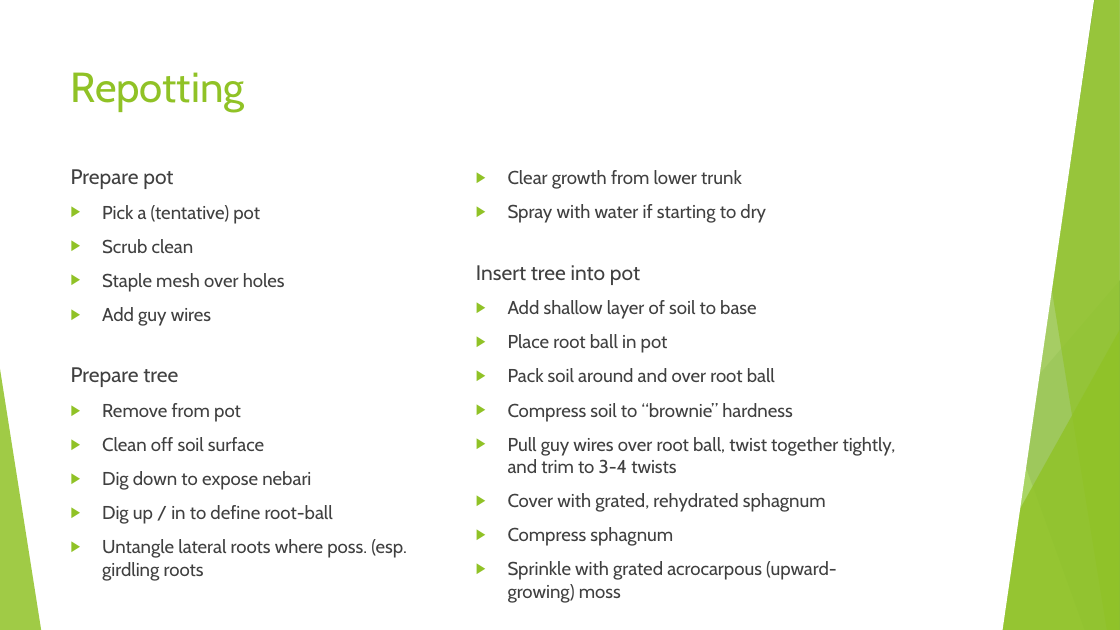
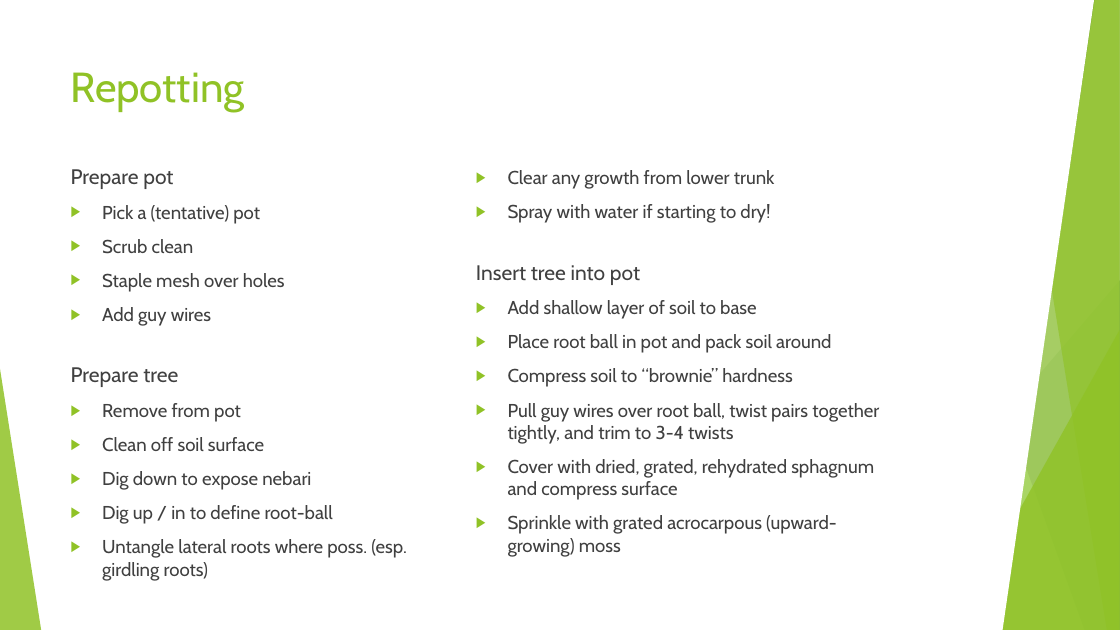
Before and after one commit to AlexLabram/Bonsai, a slide deck: slide 16 of WGCourse/Bonsai On A Budget (running).pptx. Drawn at 1120x630 pixels with LibreOffice and Linux fonts; fonts in the diff are those of the drawing. Boxes give left, top, right and bottom in pixels: in the first picture for what was removed or moved away, otherwise in the second. Text is boxed around its words. In the diff, an @@ line names an element or a change of style, - is before the commit and + after.

```diff
--- a/WGCourse/Bonsai On A Budget (running).pptx
+++ b/WGCourse/Bonsai On A Budget (running).pptx
@@ text at bbox=[508, 170, 775, 223]: text changed @@
-▶ Clear growth from lower trunk
-▶ Spray with water if starting to dry
+▶ Clear any growth from lower trunk
+▶ Spray with water if starting to dry!
@@ text at bbox=[508, 334, 831, 353]: text changed @@
-▶ Place root ball in pot
-▶ Pack soil around and over root ball
+▶ Place root ball in pot and pack soil around
@@ text at bbox=[508, 403, 879, 500]: text changed @@
-▶ Pull guy wires over root ball, twist together tightly, and trim to 3-4 twists
-▶ Cover with grated, rehydrated sphagnum
-▶ Compress sphagnum
+▶ Pull guy wires over root ball, twist pairs together tightly, and trim to 3-4 twists
+▶ Cover with dried, grated, rehydrated sphagnum and compress surface
@@ text at bbox=[102, 539, 407, 581]: text changed @@
-▶ Untangle lateral roots where poss. (esp. girdling roots
+▶ Untangle lateral roots where poss. (esp. girdling roots)
```
Also in this commit, not shown: 2 other slides changed.
